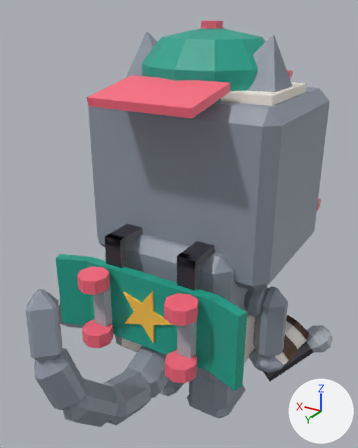
Renders of the FBX model assets/cat-cafe/exports/CatCafe_Cat_Munchkin_Work.fbx from each side of a commit.
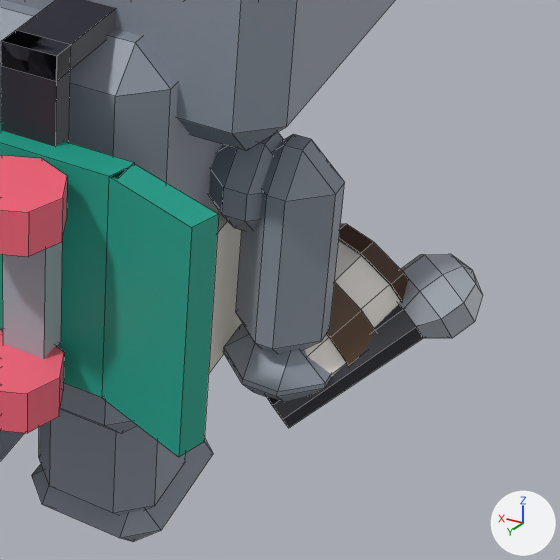
Old and new are each drawn whole from a camera (50 mm lens) standing at (-0.01102, 0.01868, 0.02012) and looking at (0.00008, 0.00019, 0.01088) and again close up on the part from 49% to 100% of the width and 54% to 95% of the height. The lights are fixed; the arrows at lower right show +X, +Y and +Z. The older version's two pictures come first. The close-ups show mesh edges as thin lines. Where no turn or scale is listed for an object, it has been applied to the vertices.

Names of what the first close-up shows: 'CatCafe_Cat_Munchkin_Work_Body', 'CatCafe_Cat_Munchkin_Work_Head', 'CatCafe_Cat_Munchkin_Work_Held_Barista', 'CatCafe_Cat_Munchkin_Work_Held_Entertainer', 'CatCafe_Cat_Munchkin_Work_LegB2', 'CatCafe_Cat_Munchkin_Work_LegF2', 'CatCafe_Cat_Munchkin_Work_Prop' and 1 more.
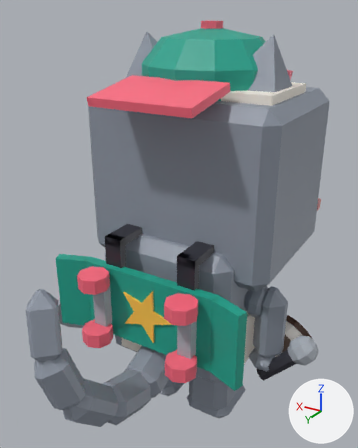
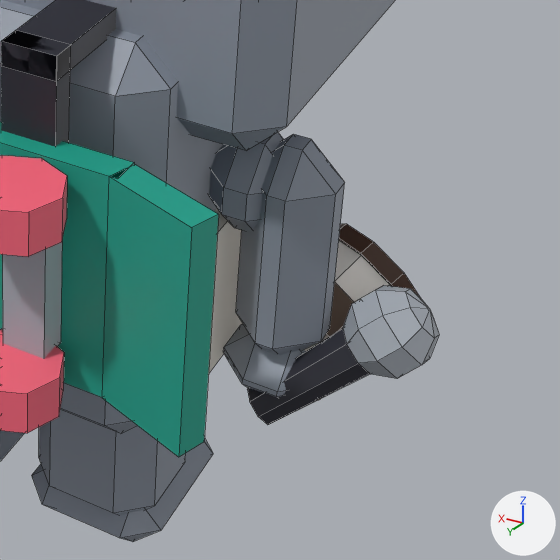
Where the change shows, as pixel boxes (x1, y1, x2, y2) in the close-ups (560 x 560 px; the box of a moved part takes in the faces that stretch with it):
```json
{"object": "CatCafe_Cat_Munchkin_Work_Held_Entertainer", "change": "reshaped", "before": [266, 254, 482, 428], "after": [247, 285, 439, 425], "on screen": "11% narrower, 19% shorter"}
{"part": 1, "of": "me_catcafe_cat_munchkin_work_held_entertainer", "change": "moved or reshaped", "before": [399, 254, 482, 338], "after": [343, 285, 439, 379]}
{"part": 2, "of": "me_catcafe_cat_munchkin_work_held_entertainer", "change": "added", "after": [247, 328, 370, 425]}
{"part": 3, "of": "me_catcafe_cat_munchkin_work_held_entertainer", "change": "deleted", "before": [266, 304, 423, 428]}
```

Scene script edits in JSON lines:
```json
{"block": "me_catcafe_cat_munchkin_work_held_entertainer", "where": "# used by ob_catcafe_cat_munchkin_work_held_entertainer; location = (-0.00451, -0.00066, 0.00437)"}
{"op": "remove", "block": "me_catcafe_cat_munchkin_work_held_entertainer", "code": "me_catcafe_cat_munchkin_work_held_entertainer.from_pydata(...)  # 50 vertices, 50 faces; spans x -0.00262..0.00013, y -0.00222..0.00068, z -0.001..0.00158"}
{"op": "add", "block": "me_catcafe_cat_munchkin_work_held_entertainer", "code": "me_catcafe_cat_munchkin_work_held_entertainer.from_pydata(...)  # 50 vertices, 50 faces; spans x -0.00234..0.00027, y -0.00074..0.001, z -0.00076..0.00181"}
{"block": "me_catcafe_cat_munchkin_work_held_entertainer", "change": "me_catcafe_cat_munchkin_work_held_entertainer part 1: the loose piece of 34 vertices spanning x -0.00262..-0.00126, y -0.00222..-0.00086, z 0.00026..0.00158 is multiplied about its middle by the matrix ((0.626, 0.739, 0.247), (-0.615, 0.663, -0.427), (-0.48, 0.115, 0.87)), then moved by (0.00027, 0.00151, 0.00019)"}
{"block": "me_catcafe_cat_munchkin_work_held_entertainer", "change": "me_catcafe_cat_munchkin_work_held_entertainer part 2: a new loose piece of 16 vertices spanning x -0.00175..0.00027, y -0.00036..0.001, z -0.00076..0.00124, in mat_catcafe_palette"}
{"block": "me_catcafe_cat_munchkin_work_held_entertainer", "change": "me_catcafe_cat_munchkin_work_held_entertainer part 3"}
{"block": "me_catcafe_cat_munchkin_work_held_entertainer", "change": "16 vertices are removed from x -0.00212..0.00013, y -0.00169..0.00068, z -0.001..0.00112"}
{"block": "me_catcafe_cat_munchkin_work_held_entertainer", "change": "10 faces are deleted"}
```
